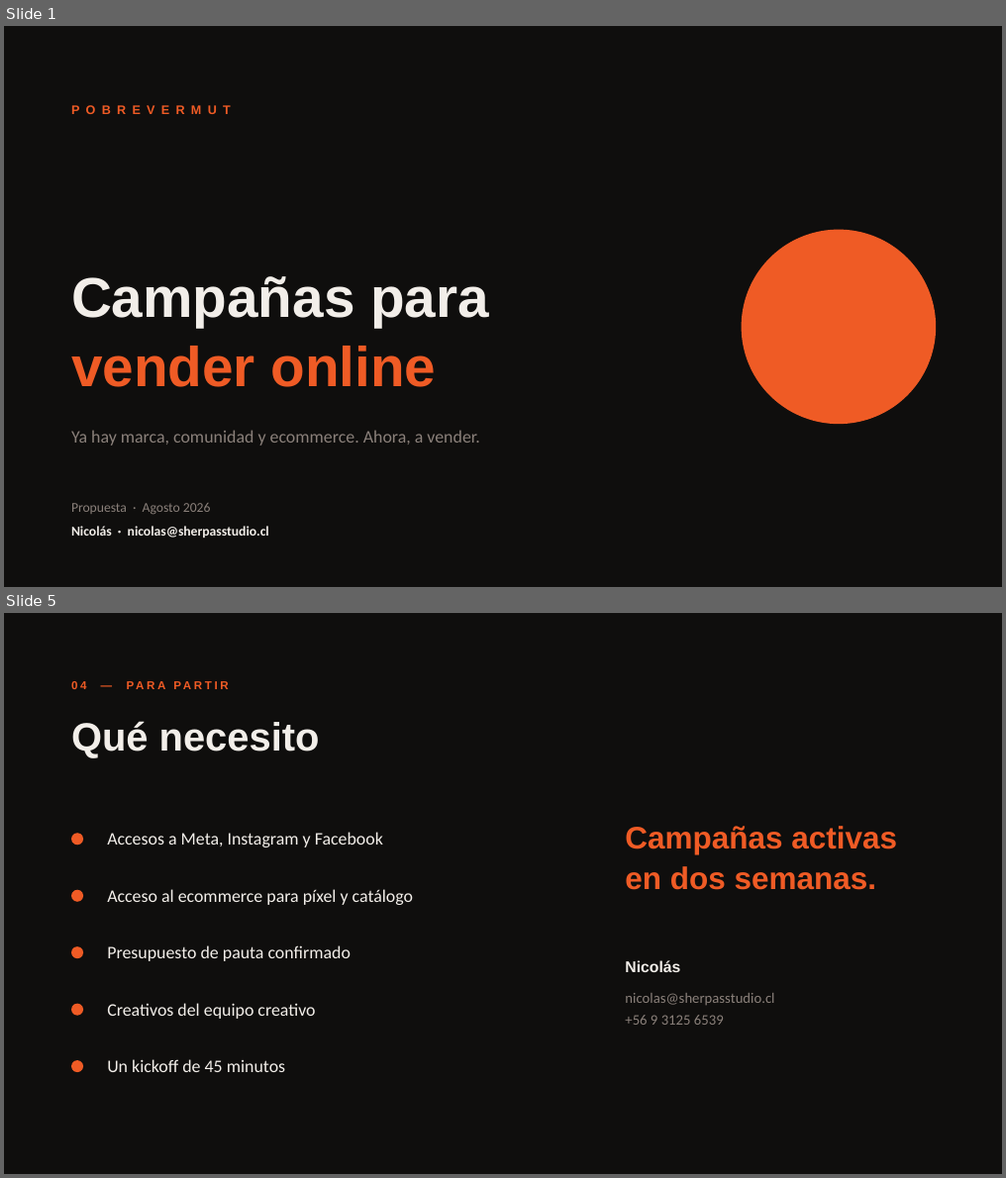
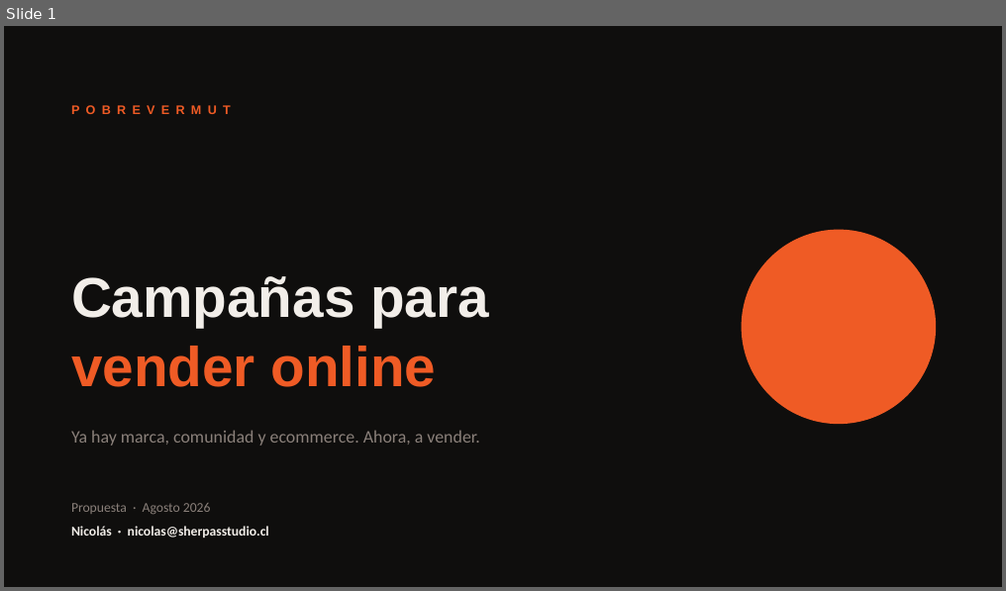
Before and after one commit to ScottishGrimReaper/Gmb-Aagent, a slide deck: propuestas/pobrevermut/PobreVermut - Propuesta Campanas 2026.pptx. Shown one above the other, each under a label of ours: slides 1 and 5 before the commit, slide 1 after it; the slides between them are not shown. The pictures are 1006x1178 and 1006x591 pixels, drawn with LibreOffice and Linux fonts; fonts in the diff are those of the drawing. Boxes give left, top, right and bottom in pixels: in the first picture for what was removed or moved away, otherwise in the second. Text is boxed around its words. In the diff, an @@ line names an element or a change of style, - is before the commit and + after.

```diff
--- a/propuestas/pobrevermut/PobreVermut - Propuesta Campanas 2026.pptx
+++ b/propuestas/pobrevermut/PobreVermut - Propuesta Campanas 2026.pptx
@@ slide 5 removed at (4, 613, 1002, 1174), background #0F0E0D @@
@@ text removed at (71, 681, 86, 689) @@
-04 — PARA PARTIR
@@ text removed at (71, 721, 320, 759) @@
-Qué necesito
@@ ellipse removed at (71, 833, 83, 845) @@
@@ text removed at (107, 832, 383, 848) @@
-Accesos a Meta, Instagram y Facebook
@@ text removed at (625, 826, 897, 890) @@
-Campañas activas
-en dos semanas.
@@ ellipse removed at (71, 890, 83, 902) @@
@@ text removed at (107, 889, 413, 905) @@
-Acceso al ecommerce para píxel y catálogo
@@ ellipse removed at (71, 947, 83, 959) @@
@@ text removed at (107, 946, 350, 961) @@
-Presupuesto de pauta confirmado
@@ text removed at (625, 960, 680, 972) @@
-Nicolás
@@ text removed at (625, 993, 774, 1025) @@
-nicolas@sherpasstudio.cl
-+56 9 3125 6539
@@ ellipse removed at (71, 1004, 83, 1016) @@
@@ text removed at (107, 1003, 315, 1019) @@
-Creativos del equipo creativo
@@ ellipse removed at (71, 1060, 83, 1072) @@
@@ text removed at (107, 1059, 285, 1072) @@
-Un kickoff de 45 minutos
```
Also in this commit, not shown: 3 slides changed, 1 slide added, 2 other files.
